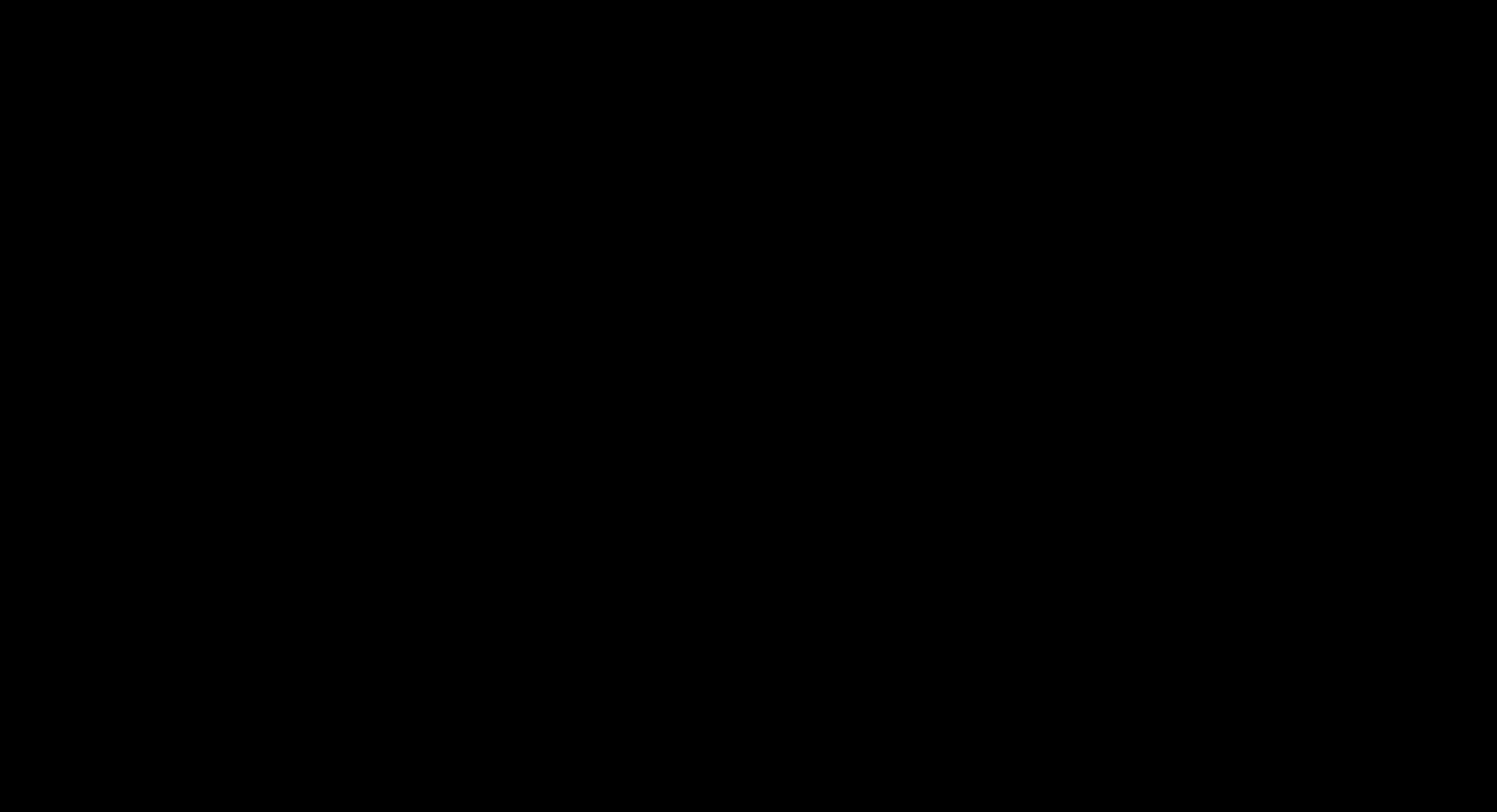
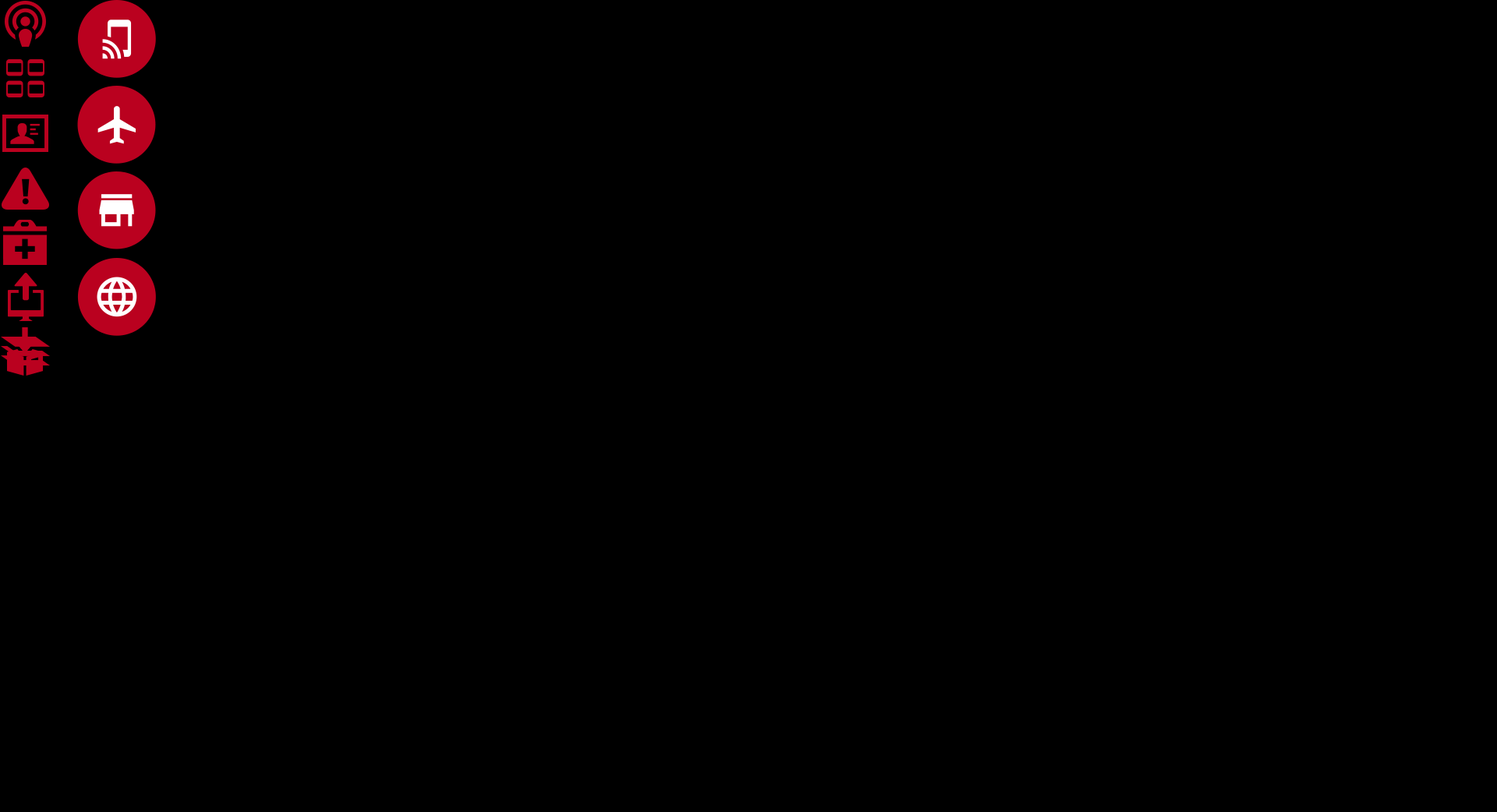
Layers edited between the first and the second w=1497, h=812 image:
added group "icon_function" with 8 layers above "icon_service" over [0, 0, 50, 376]
added layer "形状 19" in group "icon_function" over [0, 336, 50, 366]
added layer "形状 18" in group "icon_function" over [7, 327, 43, 376]
added layer "形状 17" in group "icon_function" over [7, 272, 44, 322]
added layer "形状 16" in group "icon_function" over [3, 219, 47, 266]
added layer "形状 15" in group "icon_function" over [1, 167, 50, 210]
added layer "形状 14" in group "icon_function" over [2, 114, 49, 152]
added layer "形状 13" in group "icon_function" over [6, 59, 45, 98]
added layer "形状 12" in group "icon_function" over [4, 0, 46, 47]
added group "icon_service" with 12 layers above "Layer 1" over [77, 0, 156, 336]
added group "一对一服务" with 2 layers in group "icon_service" over [77, 258, 156, 336]
added layer "形状 5 拷贝" in group "一对一服务" over [96, 276, 138, 318]
added layer "椭圆 2 拷贝 4" in group "一对一服务" over [77, 258, 156, 336]
added group "全球化后端" with 2 layers in group "icon_service" over [77, 171, 156, 250]
added layer "形状 4" in group "全球化后端" over [98, 194, 135, 227]
added layer "椭圆 2 拷贝 2" in group "全球化后端" over [77, 171, 156, 250]
added group "中立开放" with 2 layers in group "icon_service" over [77, 85, 156, 164]
added layer "形状 3" in group "中立开放" over [97, 106, 136, 145]
added layer "椭圆 2 拷贝" in group "中立开放" over [77, 85, 156, 164]
added group "快速&底成本" with 2 layers in group "icon_service" over [77, 0, 156, 78]
added layer "形状 2" in group "快速&底成本" over [102, 19, 131, 60]
added layer "椭圆 2" in group "快速&底成本" over [77, 0, 156, 78]
